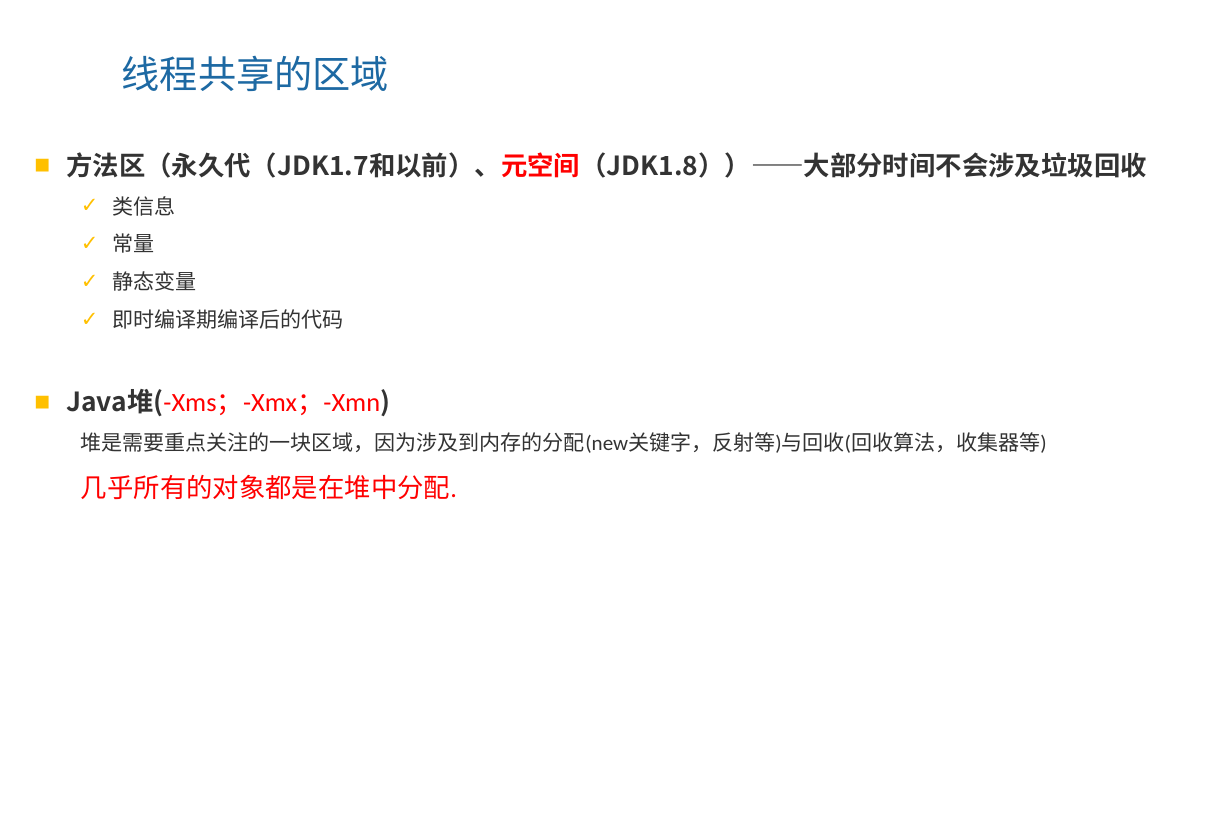
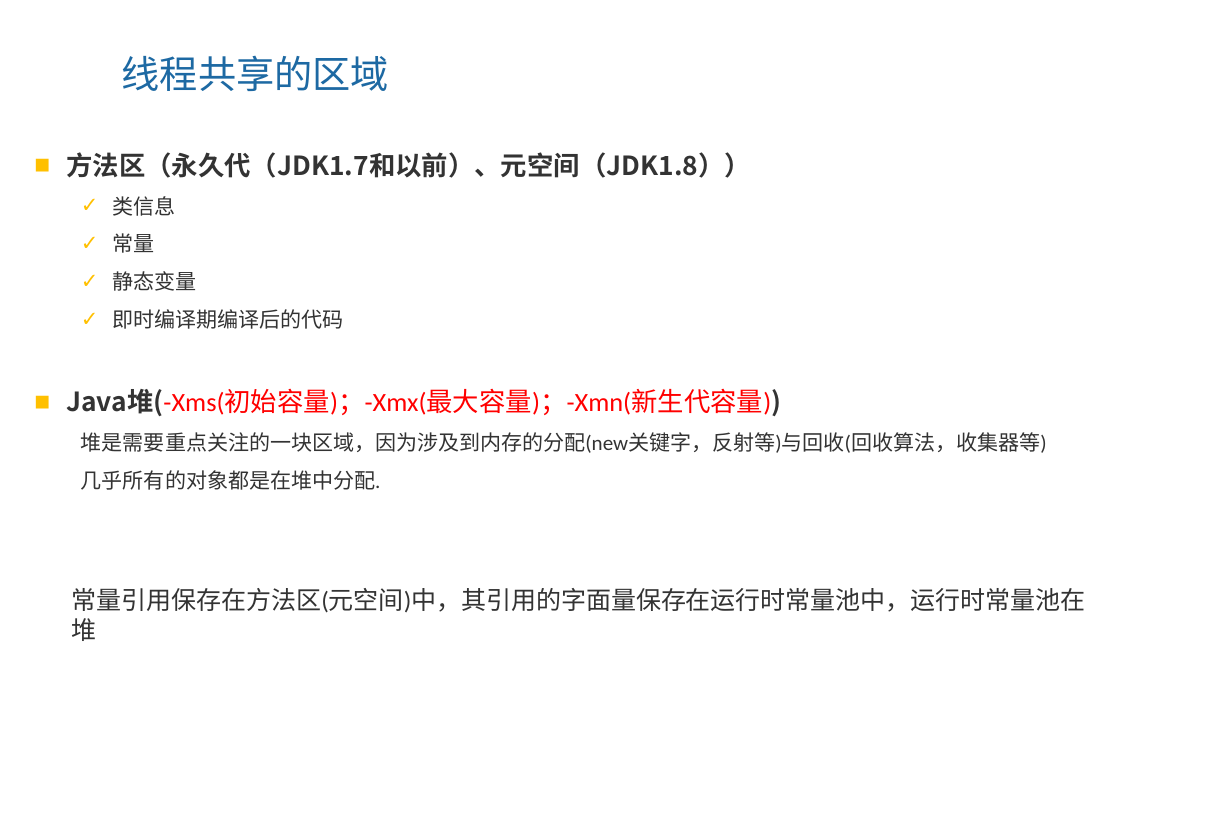
Before and after one commit to ZhangShenao/architect, a slide deck: slide 14 of architect/jvm/1、虚拟机的前世今生，深入理解JVM内存区域.pptx. Drawn at 1232x821 pixels with LibreOffice and Linux fonts; fonts in the diff are those of the drawing; background and template pictures are left out. Boxes give left, top, right and bottom in pixels: in the first picture for what was removed or moved away, otherwise in the second. Text is boxed around its words. In the diff, an @@ line names an element or a change of style, - is before the commit and + after.

```diff
--- a/architect/jvm/1、虚拟机的前世今生，深入理解JVM内存区域.pptx
+++ b/architect/jvm/1、虚拟机的前世今生，深入理解JVM内存区域.pptx
@@ text at [66, 152, 751, 178]: text changed @@
-■ 方法区（永久代（JDK1.7和以前）、元空间（JDK1.8））——大部分时间不会涉及垃圾回收
+■ 方法区（永久代（JDK1.7和以前）、元空间（JDK1.8））
@@ text at [66, 389, 781, 416]: text changed @@
-■ Java堆(-Xms；-Xmx；-Xmn)
+■ Java堆(-Xms(初始容量)；-Xmx(最大容量)；-Xmn(新生代容量))
@@ text at [81, 470, 381, 490]: size 20 to 16 pt, text colour #FF0000 to #333333 in "几乎所有的对象都是在堆中分配." @@
@@ text added at [72, 588, 1086, 641], 19 pt, text #333333 @@
+常量引用保存在方法区(元空间)中，其引用的字面量保存在运行时常量池中，运行时常量池在堆
```
Also in this commit, not shown: 12 other slides changed, 5 other files.
